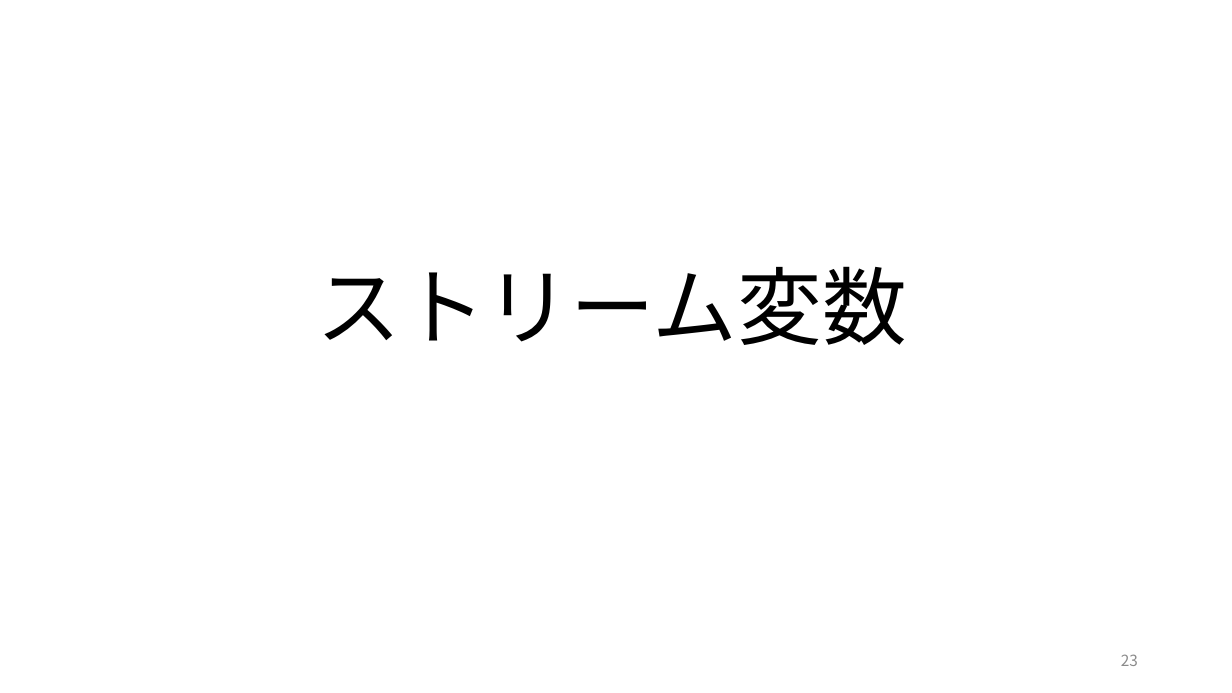
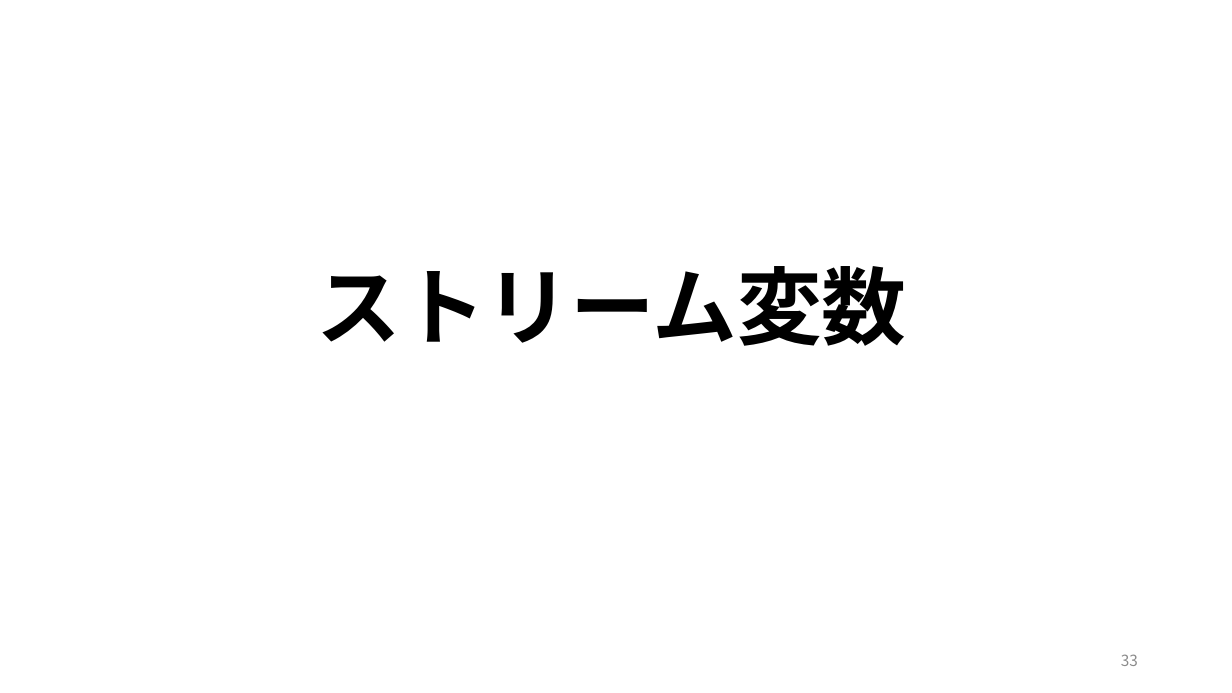
Before and after one commit to cubakija/OpenModelica_Tutorials_Ja, a slide deck: slide 33 of Dev/7_PhysicsDomainModel/OpenModelica_Tutorials_7_PlantModel.pptx (slide 23 before the commit). Drawn at 1232x693 pixels with LibreOffice and Linux fonts; fonts in the diff are those of the drawing. Boxes give left, top, right and bottom in pixels: in the first picture for what was removed or moved away, otherwise in the second. Text is boxed around its words. In the diff, an @@ line names an element or a change of style, - is before the commit and + after.

```diff
--- a/Dev/7_PhysicsDomainModel/OpenModelica_Tutorials_7_PlantModel.pptx
+++ b/Dev/7_PhysicsDomainModel/OpenModelica_Tutorials_7_PlantModel.pptx
@@ text "ストリーム変数" at (316,266,906,346): bold on @@
@@ page number at (1121,654,1138,666): text changed @@
-23
+33
```
Also in this commit, not shown: 10 other slides changed, 10 slides added.
